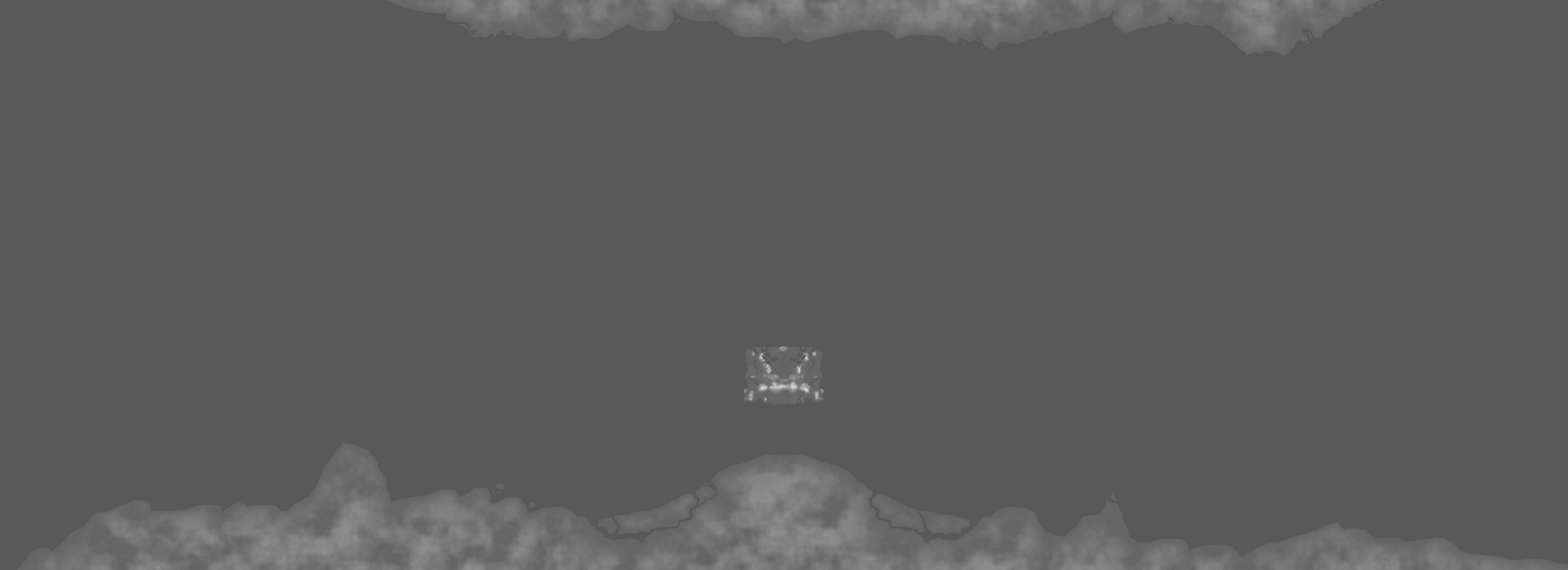
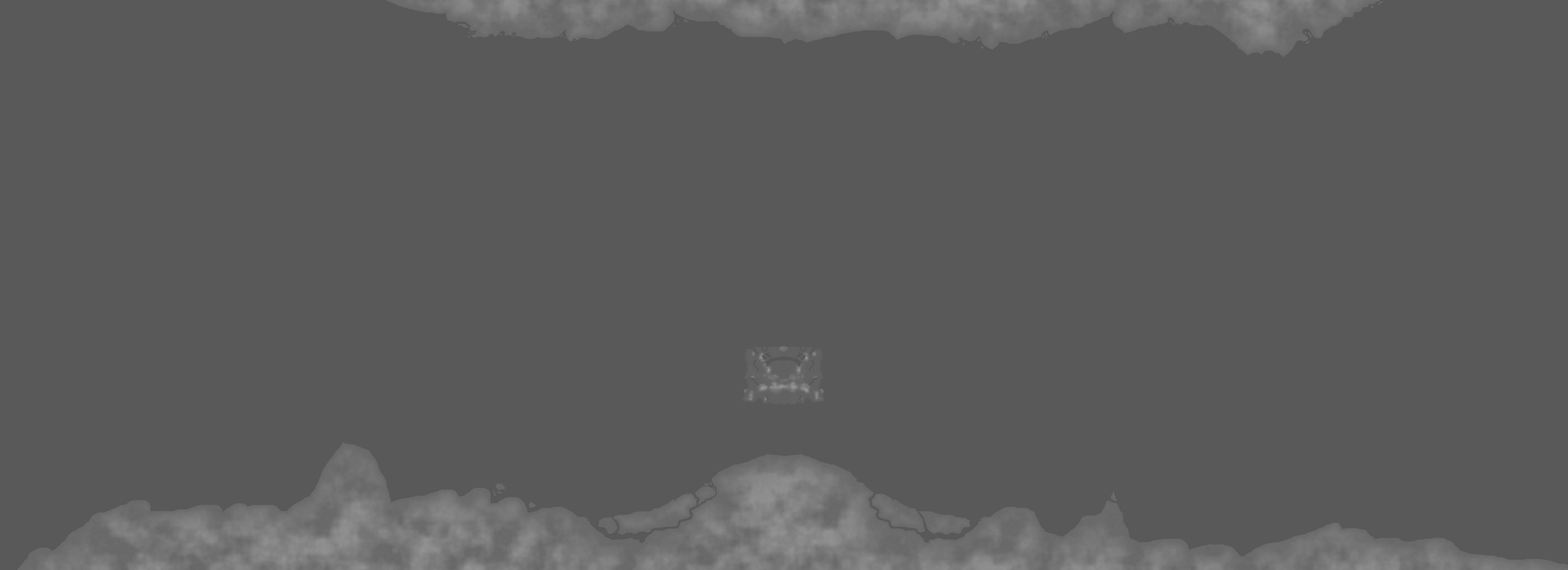
Two versions of the same layered image (1568 × 570). Layer-by-layer changes:
moved "heightmap.bmp" above "terrain.bmp", painted on it over [left=16, top=0, right=1568, bottom=570]
showed "terrain.bmp" over [left=491, top=15, right=1309, bottom=530]
